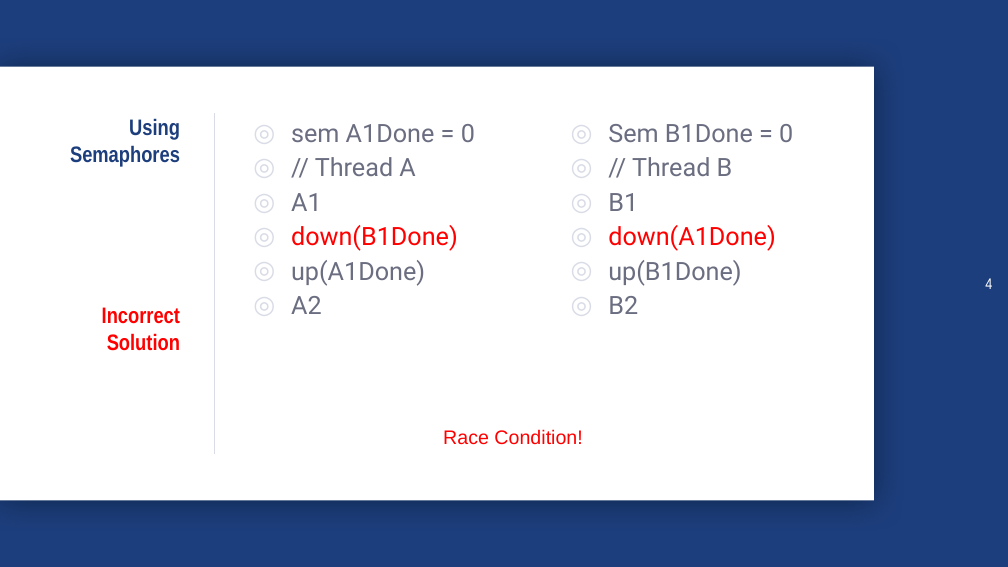
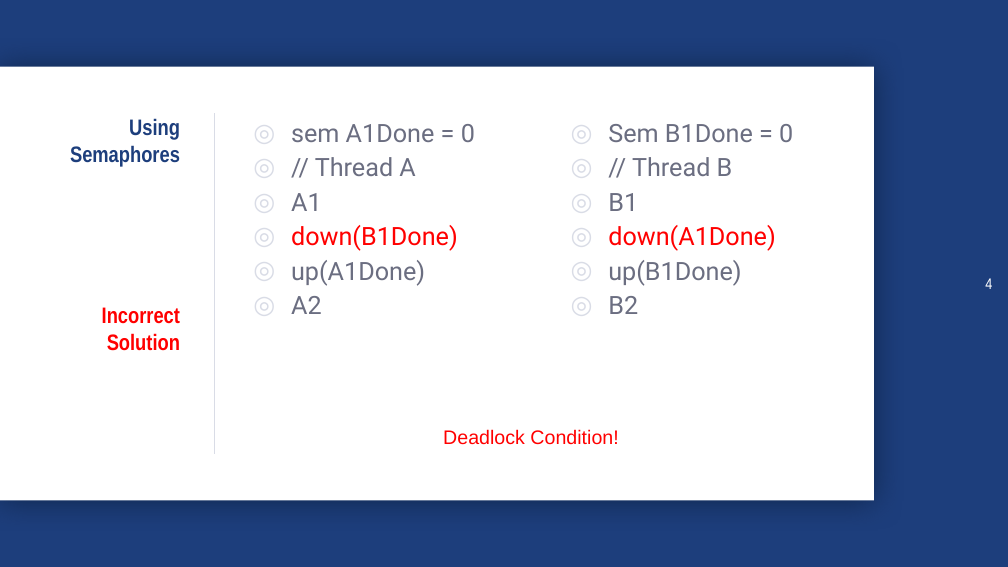
Before and after one commit to ipsitmantri/CS347, a slide deck: slide 4 of Programming Assignment 3/180070032/Takehomequiz3.pptx. Drawn at 1008x567 pixels with LibreOffice and Linux fonts; fonts in the diff are those of the drawing; background and template pictures are left out. Boxes give left, top, right and bottom in pixels: in the first picture for what was removed or moved away, otherwise in the second. Text is boxed around its words. In the diff, an @@ line names an element or a change of style, - is before the commit and + after.

```diff
--- a/Programming Assignment 3/180070032/Takehomequiz3.pptx
+++ b/Programming Assignment 3/180070032/Takehomequiz3.pptx
@@ text at (443, 429, 618, 445): text changed @@
-Race Condition!
+Deadlock Condition!
```
Also in this commit, not shown: 2 other slides changed, 5 other files.
